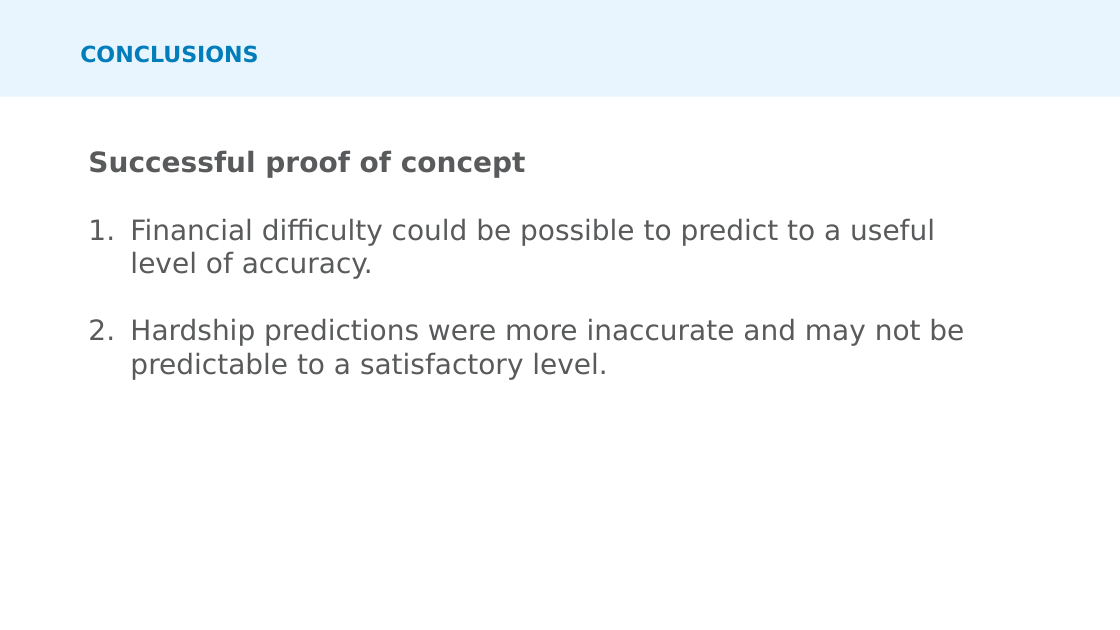
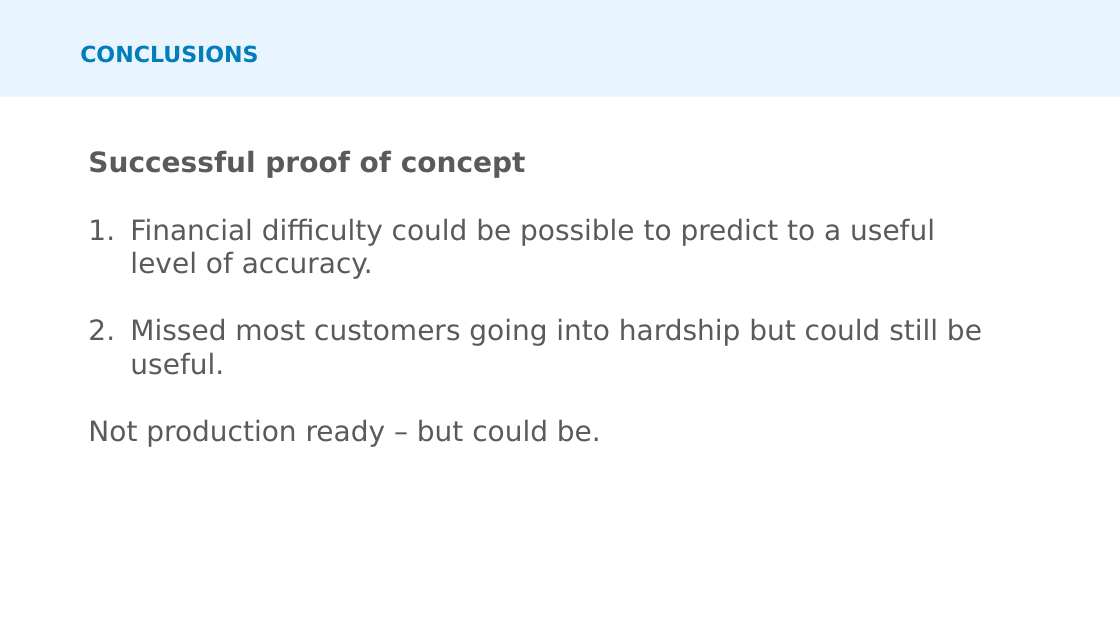
Before and after one commit to allyhassell/data-wrangling_assignment, a slide deck: slide 15 of ANZ Presentation.pptx (slide 16 before the commit). Drawn at 1120x630 pixels with LibreOffice and Linux fonts; fonts in the diff are those of the drawing. Boxes give left, top, right and bottom in pixels: in the first picture for what was removed or moved away, otherwise in the second. Text is boxed around its words. In the diff, an @@ line names an element or a change of style, - is before the commit and + after.

```diff
--- a/ANZ Presentation.pptx
+++ b/ANZ Presentation.pptx
@@ text at (88,318,982,447): text changed @@
-  2. Hardship predictions were more inaccurate and may not be predictable to a satisfactory level.
+  2. Missed most customers going into hardship but could still be useful.
+  Not production ready – but could be.
```
Also in this commit, not shown: 11 other slides changed, 1 slide removed.
